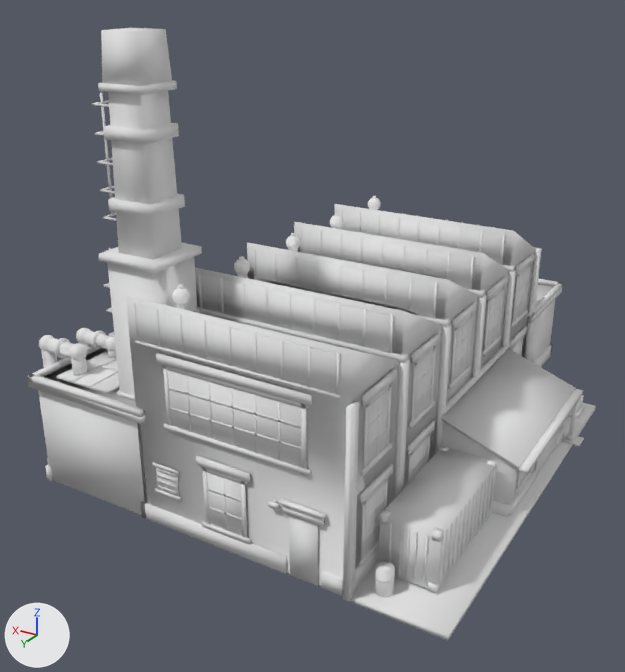
One commit to the glTF model price-of-everything-0.1/assets/supply_chain_3d/industrial_factory_lvl3_contour.glb: the scene before it, then after it.
Before and after are seen from a 50 mm camera at (-0.679, 1.341, 0.812) aimed at (0.056, 0.116, 0.2). Lighting does not change. The marker at lower left points along +X, +Y and +Z. The first picture is the older version. Vertices at exactly the same position are counted once.

Before the edit, the objects in view are built like this:
```python
me_industrial_factory_contour = bpy.data.meshes.new('industrial_factory_contour')
me_industrial_factory_contour.from_pydata(...)  # 6666 vertices, 10710 faces; spans x -0.39..0.39, y -0.5..0.5, z 0.0..0.732
me_industrial_factory_contour.materials.append(mat_paint)  # white #e7e7e7
ob_industrial_factory_contour = bpy.data.objects.new('industrial_factory_contour', me_industrial_factory_contour)
ob_industrial_factory_contour.location = (0.0, 0.0, 0.0)
```
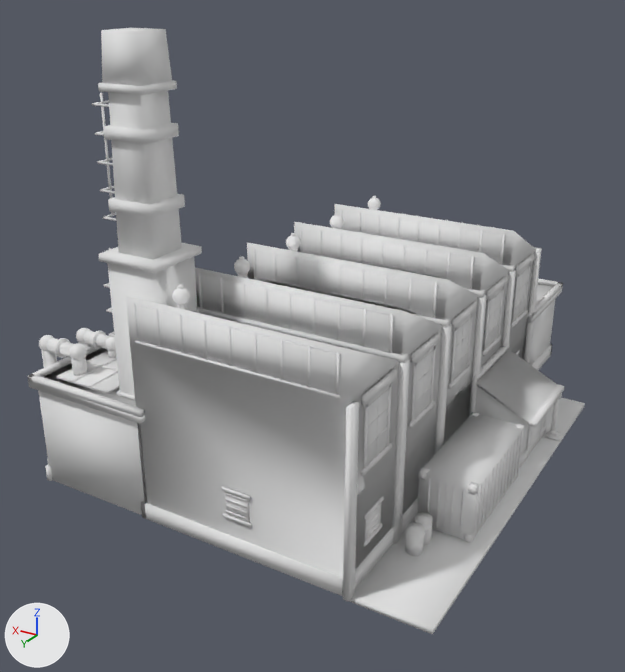
The newer file is also turned or shifted as a whole; pictures and numbers use the older file's frame.

Where the change shows, as pixel boxes (x1, y1, x2, y2) in the pictures (625 x 672 px; the box of a moved part takes in the faces that stretch with it):
'industrial_factory_contour', reshaped
    before: (28, 28, 596, 640)
    after: (28, 28, 585, 634)
part 1 of me_industrial_factory_contour, added
    after: (528, 421, 542, 455)
part 2 of me_industrial_factory_contour, added (mostly hidden)
    after: (526, 426, 531, 459)
part 3 of me_industrial_factory_contour, added
    after: (541, 422, 548, 438)
part 4 of me_industrial_factory_contour, added
    after: (519, 450, 527, 467)
part 5 of me_industrial_factory_contour, moved or reshaped (mostly hidden)
    before: (569, 403, 578, 436)
    after: (551, 399, 559, 431)
part 6 of me_industrial_factory_contour, moved or reshaped
    before: (567, 433, 575, 440)
    after: (549, 428, 557, 435)
part 7 of me_industrial_factory_contour, moved or reshaped
    before: (563, 434, 584, 446)
    after: (545, 429, 566, 442)
part 8 of me_industrial_factory_contour, moved or reshaped
    before: (566, 436, 580, 443)
    after: (548, 432, 563, 438)
part 9 of me_industrial_factory_contour, added
    after: (417, 414, 522, 539)
part 10 of me_industrial_factory_contour, added
    after: (517, 431, 523, 475)
part 11 of me_industrial_factory_contour, added
    after: (514, 435, 520, 479)
part 12 of me_industrial_factory_contour, added
    after: (510, 440, 517, 484)
part 13 of me_industrial_factory_contour, added
    after: (507, 444, 513, 489)
part 14 of me_industrial_factory_contour, added
    after: (503, 449, 510, 493)
part 15 of me_industrial_factory_contour, moved or reshaped
    before: (489, 468, 495, 513)
    after: (500, 453, 506, 499)
part 16 of me_industrial_factory_contour, rebuilt (not visible before)
    after: (365, 505, 381, 542)
part 17 of me_industrial_factory_contour, deleted
    before: (153, 326, 585, 598)
part 18 of me_industrial_factory_contour, cut back
    before: (141, 339, 576, 596)
    after: (221, 344, 564, 556)
part 19 of me_industrial_factory_contour, moved or reshaped
    before: (349, 403, 596, 640)
    after: (349, 398, 585, 634)

Edits to the bpy script that builds the scene:
```text
Change me_industrial_factory_contour:
    remove me_industrial_factory_contour.from_pydata(...)  # 6666 vertices, 10710 faces; spans x -0.39..0.39, y -0.5..0.5, z 0.0..0.732
    add me_industrial_factory_contour.from_pydata(...)  # 5916 vertices, 9510 faces; spans x -0.356..0.39, y -0.5..0.5, z 0.0..0.732
    me_industrial_factory_contour part 1: a new loose piece, a box spanning x -0.3206..-0.3193, y -0.0699..0.0061, z 0.0081..0.0787, in mat_paint (white #e7e7e7)
    me_industrial_factory_contour part 2: a new loose piece, a box spanning x -0.3214..-0.3198, y 0.002..0.0102, z 0.0041..0.0828, in mat_paint (white #e7e7e7)
    me_industrial_factory_contour part 3: a new loose piece, a box spanning x -0.322..-0.3138, y -0.1065..-0.0767, z 0.0081..0.0271, in mat_paint (white #e7e7e7)
    me_industrial_factory_contour part 4: a new loose piece, a box spanning x -0.322..-0.3138, y 0.0129..0.0427, z 0.0081..0.0271, in mat_paint (white #e7e7e7)
    me_industrial_factory_contour part 5: the loose piece of 16 vertices spanning x -0.374..-0.365, y -0.1..-0.092, z 0.008..0.096 is moved by (0.034, 0.0, 0.0)
    me_industrial_factory_contour part 6: the loose piece of 8 vertices spanning x -0.375..-0.364, y -0.101..-0.09, z 0.01..0.02 is moved by (0.034, 0.0, 0.0)
    me_industrial_factory_contour part 7: the loose piece of 8 vertices spanning x -0.39..-0.36, y -0.111..-0.081, z 0.008..0.011 is moved by (0.034, 0.0, 0.0)
    me_industrial_factory_contour part 8: the loose piece of 8 vertices spanning x -0.386..-0.364, y -0.107..-0.085, z 0.009..0.012 is moved by (0.034, 0.0, 0.0)
    me_industrial_factory_contour part 9: a new loose piece, a box spanning x -0.329..-0.239, y 0.077..0.294, z 0.014..0.109, in mat_paint (white #e7e7e7)
    me_industrial_factory_contour part 10: a new loose piece, a box spanning x -0.3304..-0.3288, y 0.0826..0.0874, z 0.0204..0.1018, in mat_paint (white #e7e7e7)
    me_industrial_factory_contour part 11: a new loose piece, a box spanning x -0.3304..-0.3288, y 0.0993..0.1041, z 0.0204..0.1018, in mat_paint (white #e7e7e7)
    me_industrial_factory_contour part 12: a new loose piece, a box spanning x -0.3304..-0.3288, y 0.116..0.1208, z 0.0204..0.1018, in mat_paint (white #e7e7e7)
    me_industrial_factory_contour part 13: a new loose piece, a box spanning x -0.3304..-0.3288, y 0.1327..0.1375, z 0.0204..0.1018, in mat_paint (white #e7e7e7)
    me_industrial_factory_contour part 14: a new loose piece, a box spanning x -0.3304..-0.3288, y 0.1494..0.1542, z 0.0204..0.1018, in mat_paint (white #e7e7e7)
    me_industrial_factory_contour part 15: the loose piece of 8 vertices spanning x -0.33..-0.329, y 0.214..0.219, z 0.02..0.102 is moved by (0.0, -0.048, 0.0)
    me_industrial_factory_contour part 16: the loose piece of 12 vertices spanning x -0.224..-0.223, y 0.382..0.45, z 0.041..0.138 is rebuilt with 8 vertices and now spans x -0.224..-0.223, y 0.393..0.439, z 0.066..0.107
    me_industrial_factory_contour part 17: 135 loose pieces with 1264 vertices, spanning x -0.376..0.112, y -0.238..0.499, z 0.004..0.306, are deleted
    me_industrial_factory_contour part 18: 14 vertices moved from x -0.363..-0.222, y -0.113..0.199, z 0.008..0.164 to x -0.329..-0.222, y -0.113..0.05, z 0.008..0.164; 70 vertices removed from x -0.363..0.012, y -0.218..0.495, z 0.008..0.145; 440 vertices added at x -0.342..-0.017, y -0.208..0.495, z 0.008..0.118
    me_industrial_factory_contour part 19: 4 vertices moved from x -0.375, y -0.256..0.491, z 0.0..0.008 to x -0.353, y -0.256..0.491, z 0.0..0.008
    other edits to the shape of me_industrial_factory_contour do not show in these pictures
```
